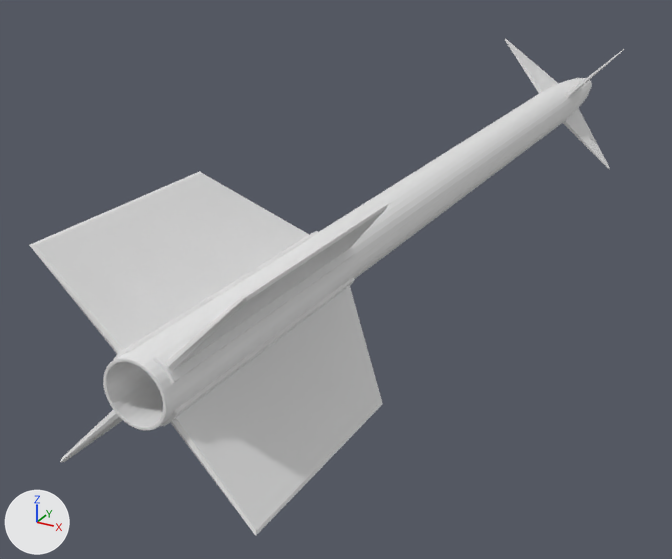
The Blender file Environment/Object Files/Missles/AIM-9/AIM-9.blend: old version first, new version second.
One viewpoint serves both versions: a camera (50 mm lens) standing at (4.69, -11.98, 4.35) and looking at (-1.21, -1.26, -1.01). The lights are fixed; the arrows at lower left show +X, +Y and +Z.
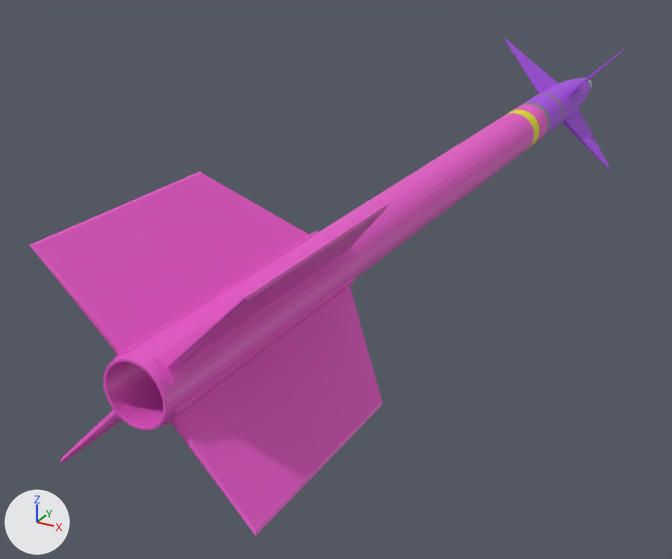
Location of each change, (x1, y1, x2, y2) in pixels of the pictures (672 x 559 px; the box of a moved part takes in the faces that stretch with it):
```json
{"part": 1, "of": "me_cylinder", "change": "built on", "before": [567, 78, 592, 102], "after": [567, 78, 592, 102]}
{"part": 2, "of": "me_cylinder", "change": "moved or reshaped", "before": [506, 89, 570, 148], "after": [512, 89, 570, 145]}
{"part": 3, "of": "me_cylinder", "change": "deleted", "before": [453, 142, 490, 188]}
{"part": 4, "of": "me_cylinder", "change": "recoloured", "before": [505, 39, 624, 169], "after": [505, 39, 624, 169], "on screen": "grey to purple"}
{"part": 5, "of": "me_cylinder", "change": "recoloured", "before": [29, 113, 534, 536], "after": [29, 113, 534, 536], "on screen": "grey to pink"}
```

Edits to the scene script, one JSON object a line:
```json
{"op": "add", "block": "mat_front_wings", "code": ["mat_front_wings = principled_material('Front Wings')", "mat_front_wings.base_color = (0.401, 0.0705, 0.8)  # purple #aa4be7"]}
{"op": "add", "block": "mat_body", "code": ["mat_body = principled_material('Body')", "mat_body.base_color = (0.8, 0.0981, 0.586)  # pink #e758c9"]}
{"op": "add", "block": "mat_missle_tip", "code": ["mat_missle_tip = principled_material('Missle Tip')", "mat_missle_tip.base_color = (0.266, 0.8, 0.255)  # green #8de78a"]}
{"op": "add", "block": "mat_yellow", "code": ["mat_yellow = principled_material('Yellow')", "mat_yellow.base_color = (0.8, 0.735, 0.0129)  # yellow #e7df1e"]}
{"op": "add", "block": "mat_chrome", "code": ["mat_chrome = principled_material('Chrome')", "mat_chrome.base_color = (0.226, 0.226, 0.226)  # grey #838383"]}
{"block": "me_cylinder", "where": "# used by ob_cylinder; location = (0.0, 0.0, 0.37)"}
{"op": "remove", "block": "me_cylinder", "code": "me_cylinder.from_pydata(...)  # 1859 vertices, 1860 faces; spans x -1.1..1.1, y -6.93..7.11, z -1.1..1.1"}
{"op": "add", "block": "me_cylinder", "code": "me_cylinder.from_pydata(...)  # 1986 vertices, 1984 faces; spans x -1.1..1.1, y -6.93..7.11, z -1.1..1.1"}
{"block": "me_cylinder", "change": "me_cylinder part 1: 57 vertices removed from x -0.24..0.24, y 6.45..6.97, z -0.24..0.24; 184 vertices added at x -0.26..0.26, y 6.24..6.96, z -0.26..0.26"}
{"block": "me_cylinder", "change": "me_cylinder part 2: 96 vertices removed from x -0.34..0.34, y 2.78..4.24, z -0.34..0.34; 128 vertices added at x -0.34..0.34, y 3.38..4.3, z -0.34..0.34"}
{"block": "me_cylinder", "change": "me_cylinder part 3: 32 vertices removed from x -0.34..0.34, y 0.46, z -0.34..0.34"}
{"block": "me_cylinder", "change": "me_cylinder part 4: 288 faces spanning x -1.1..1.1, y 4.73..5.93, z -1.1..1.1 switch from no material to mat_front_wings (purple #aa4be7)"}
{"block": "me_cylinder", "change": "me_cylinder part 5: 1024 faces spanning x -1.09..1.09, y -6.93..2.64, z -1.09..1.09 switch from no material to mat_body (pink #e758c9)"}
{"op": "add", "block": "me_cylinder", "code": "me_cylinder.materials.append(mat_missle_tip)  # green #8de78a"}
{"op": "add", "block": "me_cylinder", "code": "me_cylinder.materials.append(mat_chrome)  # grey #838383"}
{"op": "add", "block": "me_cylinder", "code": "me_cylinder.materials.append(mat_yellow)  # yellow #e7df1e"}
```
